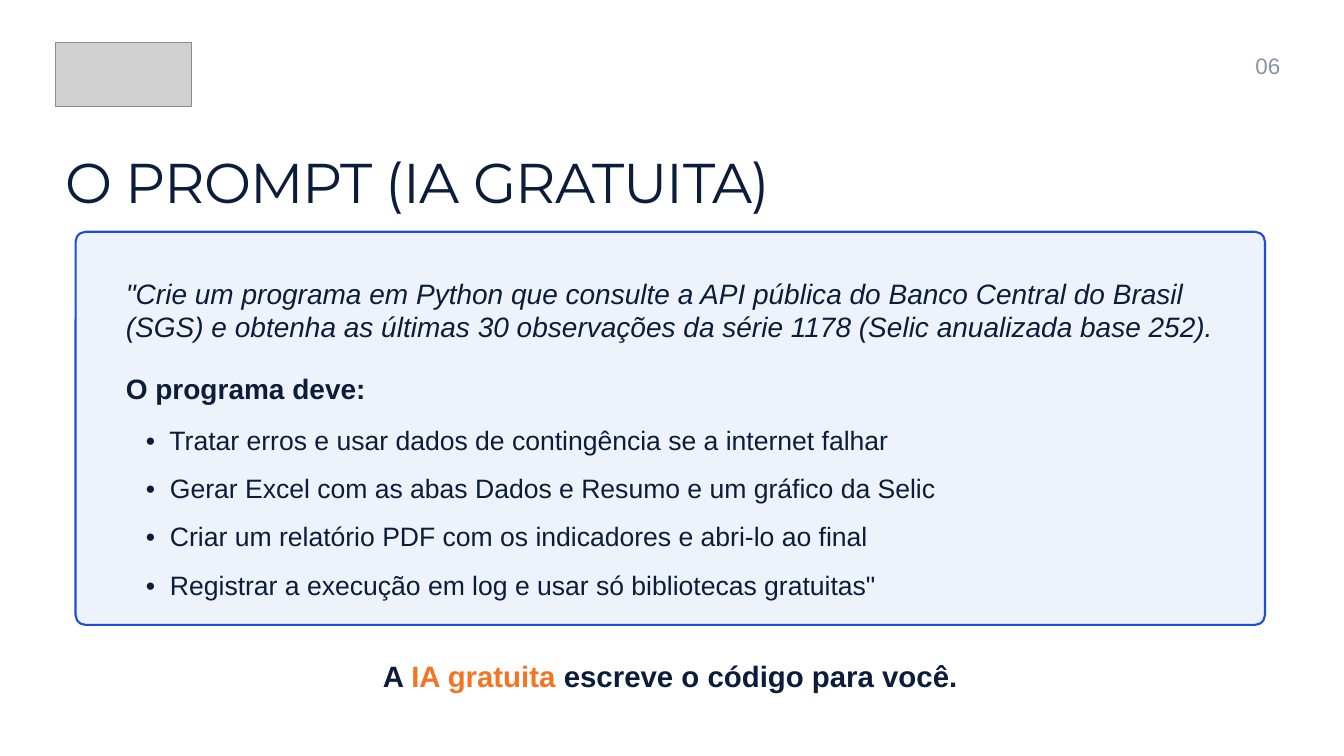
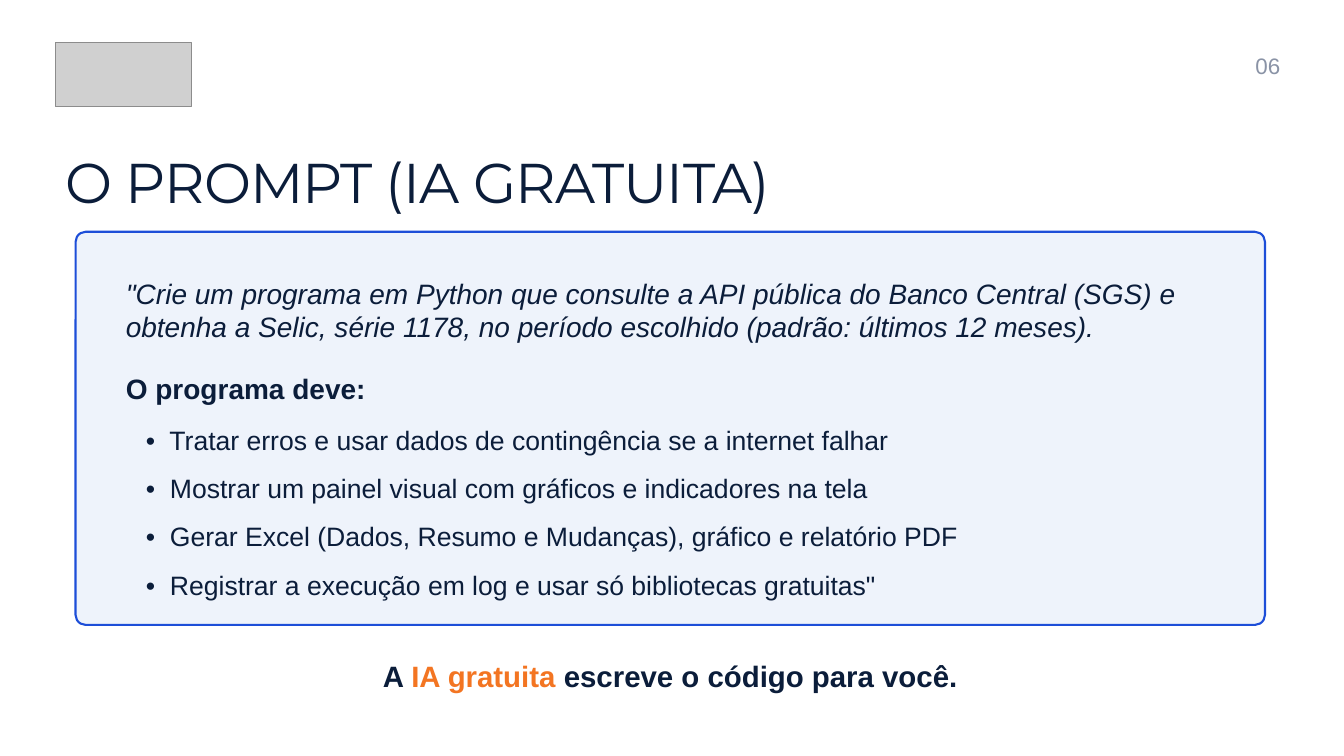
Before and after one commit to thaiza-commits/oficina-de-robos-bma, a slide deck: slide 6 of apresentacao/BMA-Oficina-de-Robos_com_QR.pptx. Drawn at 1344x756 pixels with LibreOffice and Linux fonts; fonts in the diff are those of the drawing; grey boxes stand for pictures. Boxes give left, top, right and bottom in pixels: in the first picture for what was removed or moved away, otherwise in the second. Text is boxed around its words. In the diff, an @@ line names an element or a change of style, - is before the commit and + after.

```diff
--- a/apresentacao/BMA-Oficina-de-Robos_com_QR.pptx
+++ b/apresentacao/BMA-Oficina-de-Robos_com_QR.pptx
@@ text at (126,283,1176,343): text changed @@
-"Crie um programa em Python que consulte a API pública do Banco Central do Brasil (SGS) e obtenha as últimas 30 observações da série 1178 (Selic anualizada base 252).
+"Crie um programa em Python que consulte a API pública do Banco Central (SGS) e obtenha a Selic, série 1178, no período escolhido (padrão: últimos 12 meses).
@@ text at (170,478,868,503): text changed @@
-• Gerar Excel com as abas Dados e Resumo e um gráfico da Selic
+• Mostrar um painel visual com gráficos e indicadores na tela
@@ text at (170,526,957,552): text changed @@
-• Criar um relatório PDF com os indicadores e abri-lo ao final
+• Gerar Excel (Dados, Resumo e Mudanças), gráfico e relatório PDF
```
Also in this commit, not shown: 7 other slides changed, 1 slide added, 21 other files.
